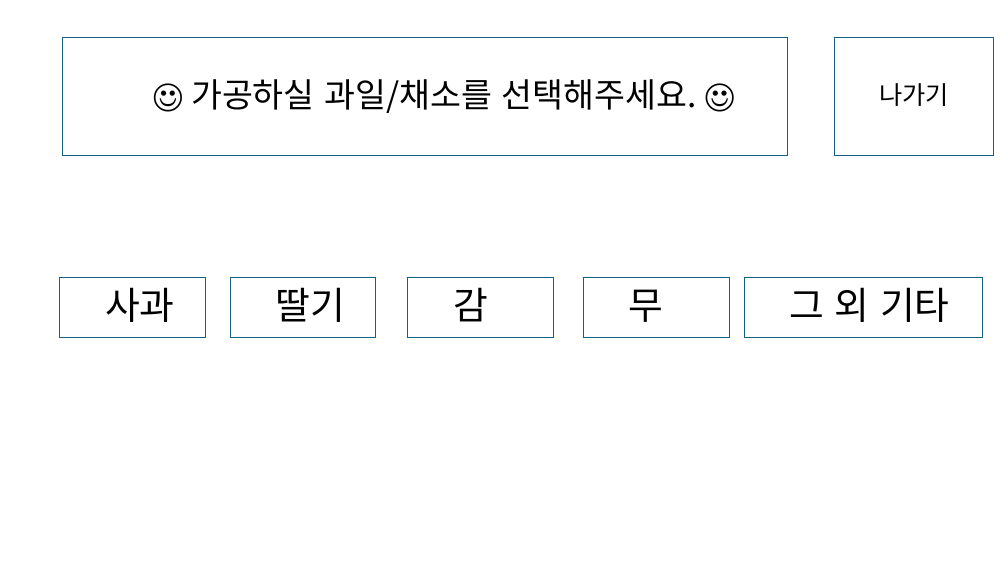
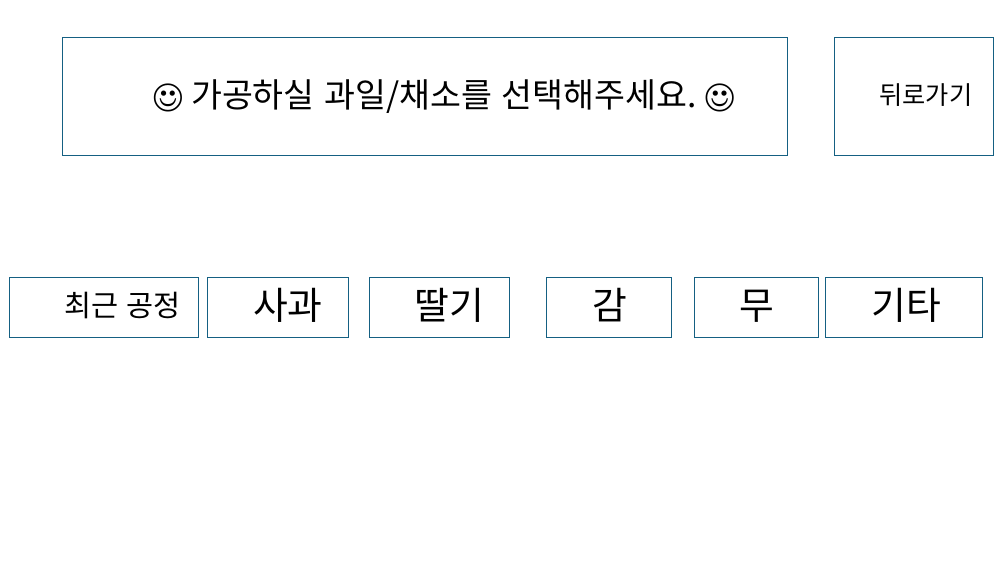
Before and after one commit to SynergyMakerHwang/ValueFinalProject, a slide deck: slide 2 of 00_문서/화면설계_UI/사용자화면.pptx. Drawn at 1008x567 pixels with LibreOffice and Linux fonts; fonts in the diff are those of the drawing. Boxes give left, top, right and bottom in pixels: in the first picture for what was removed or moved away, otherwise in the second. Text is boxed around its words. In the diff, an @@ line names an element or a change of style, - is before the commit and + after.

```diff
--- a/00_문서/화면설계_UI/사용자화면.pptx
+++ b/00_문서/화면설계_UI/사용자화면.pptx
@@ text in rectangle at (880,83,973,106): text changed @@
-  나가기
+  뒤로가기
@@ rectangle added at (9,278,199,338), outline #156082 0.75 pt, 28 pt, text #000000 @@
+  최근 공정
@@ rectangle "사과": place and size @@
-rectangle "사과" at (60,278,206,338)
+rectangle "사과" at (208,278,349,338)
@@ rectangle "딸기": place and size @@
-rectangle "딸기" at (230,278,376,338)
+rectangle "딸기" at (369,278,510,338)
@@ rectangle "감": place and size @@
-rectangle "감" at (408,278,554,338)
+rectangle "감" at (547,278,671,338)
@@ rectangle "무": place and size @@
-rectangle "무" at (584,278,730,338)
+rectangle "무" at (695,278,819,338)
@@ rectangle "기타": place and size @@
-rectangle "기타" at (744,278,983,338)
+rectangle "기타" at (827,278,983,338)
@@ text in rectangle at (871,287,941,322): text changed @@
-  그 외 기타
+  기타
```
Also in this commit, not shown: 3 other slides changed, 9 other files.
